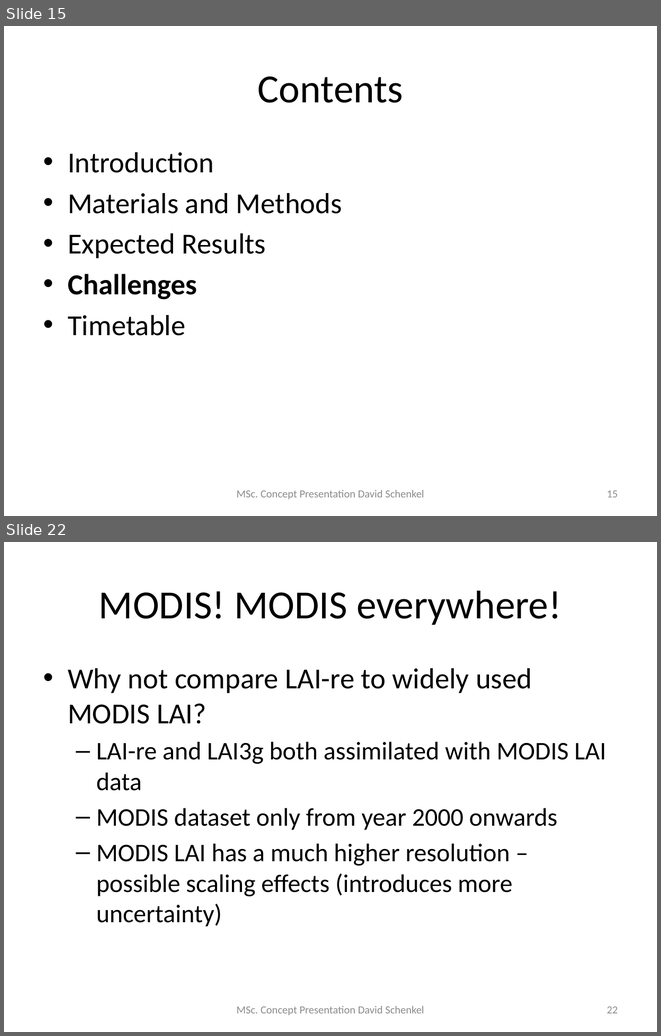
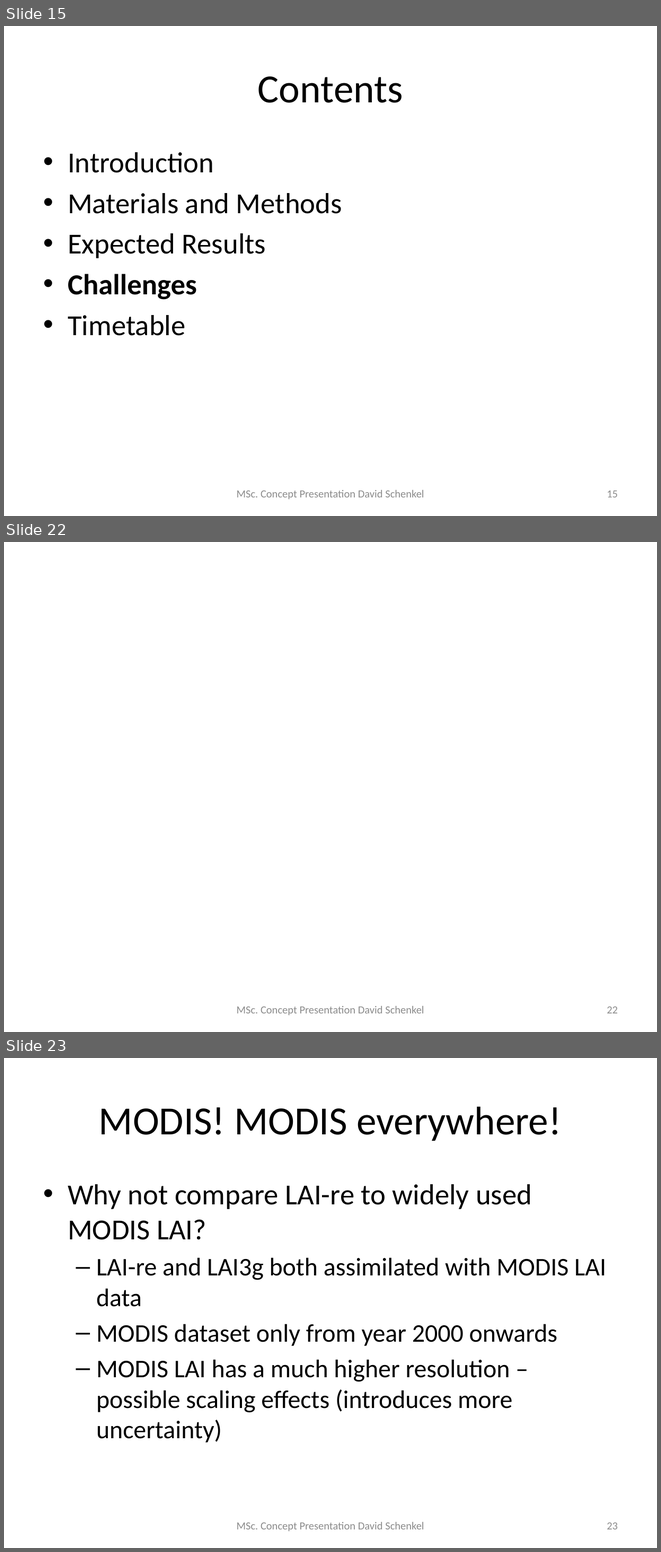
Before and after one commit to dschenkel/geo511, a slide deck: concept_presentation.pptx. Shown one above the other, each under a label of ours: slides 15 and 22 before the commit, slides 15, 22 and 23 after it; the slides between them are not shown. The pictures are 661x1036 and 661x1552 pixels, drawn with LibreOffice and Linux fonts; fonts in the diff are those of the drawing. Boxes give left, top, right and bottom in pixels: in the first picture for what was removed or moved away, otherwise in the second. Text is boxed around its words. In the diff, an @@ line names an element or a change of style, - is before the commit and + after.

```diff
--- a/concept_presentation.pptx
+++ b/concept_presentation.pptx
@@ slide 22 added at (4, 542, 657, 1032), background #FFFFFF @@
@@ text added at (237, 1006, 424, 1015), 12 pt, text #8C8C8C @@
+MSc. Concept Presentation David Schenkel
@@ page number added at (607, 1006, 618, 1013), 12 pt, text #8C8C8C @@
+22
@@ what was slide 22 is now slide 23 @@
@@ page number at (607, 1522, 618, 1529): text changed @@
-22
+23
```
Also in this commit, not shown: 19 slides changed, 2 other files.
